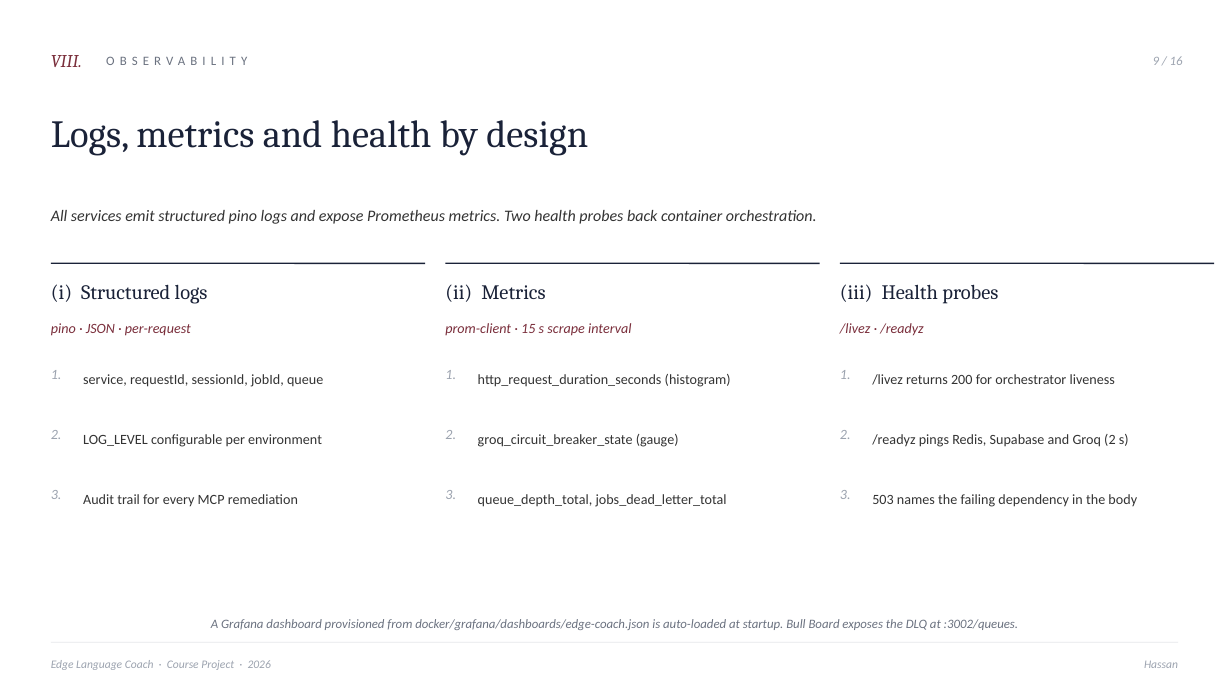
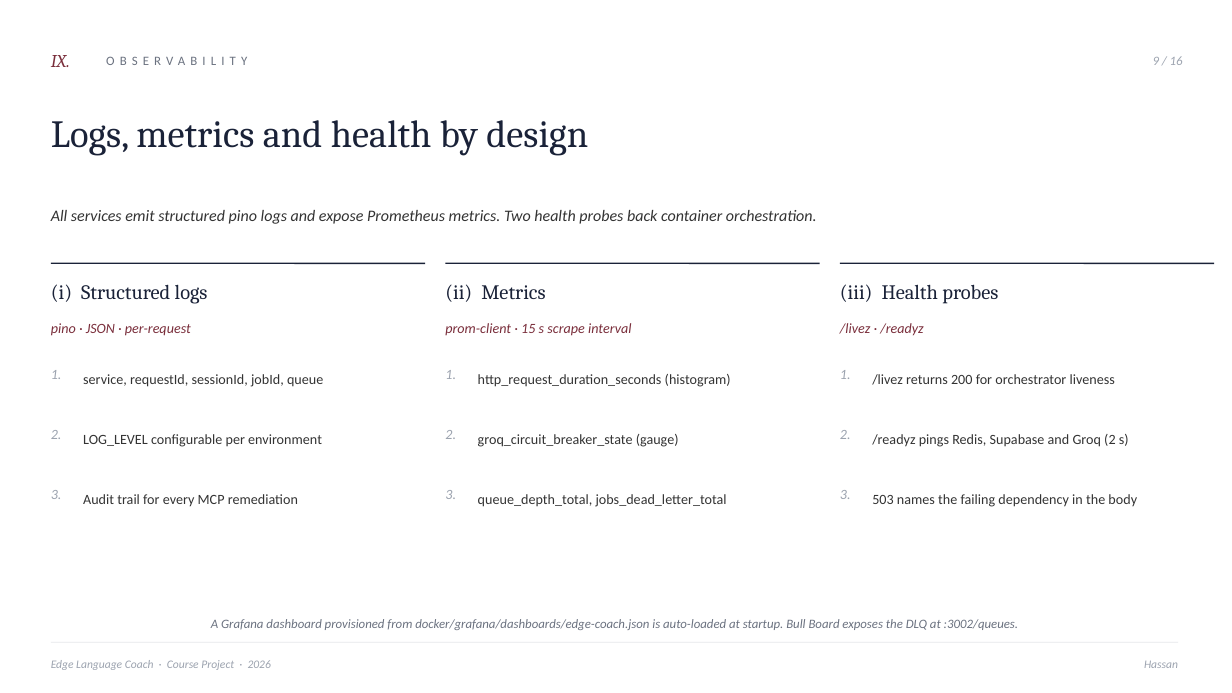
Before and after one commit to ibrahemaskar11/edge-language-coach, a slide deck: slide 10 of docs/edge-language-coach.pptx (slide 9 before the commit). Drawn at 1232x693 pixels with LibreOffice and Linux fonts; fonts in the diff are those of the drawing. Boxes give left, top, right and bottom in pixels: in the first picture for what was removed or moved away, otherwise in the second. Text is boxed around its words. In the diff, an @@ line names an element or a change of style, - is before the commit and + after.

```diff
--- a/docs/edge-language-coach.pptx
+++ b/docs/edge-language-coach.pptx
@@ text at [51, 55, 70, 67]: text changed @@
-VIII.
+IX.
```
Also in this commit, not shown: 9 other slides changed.
